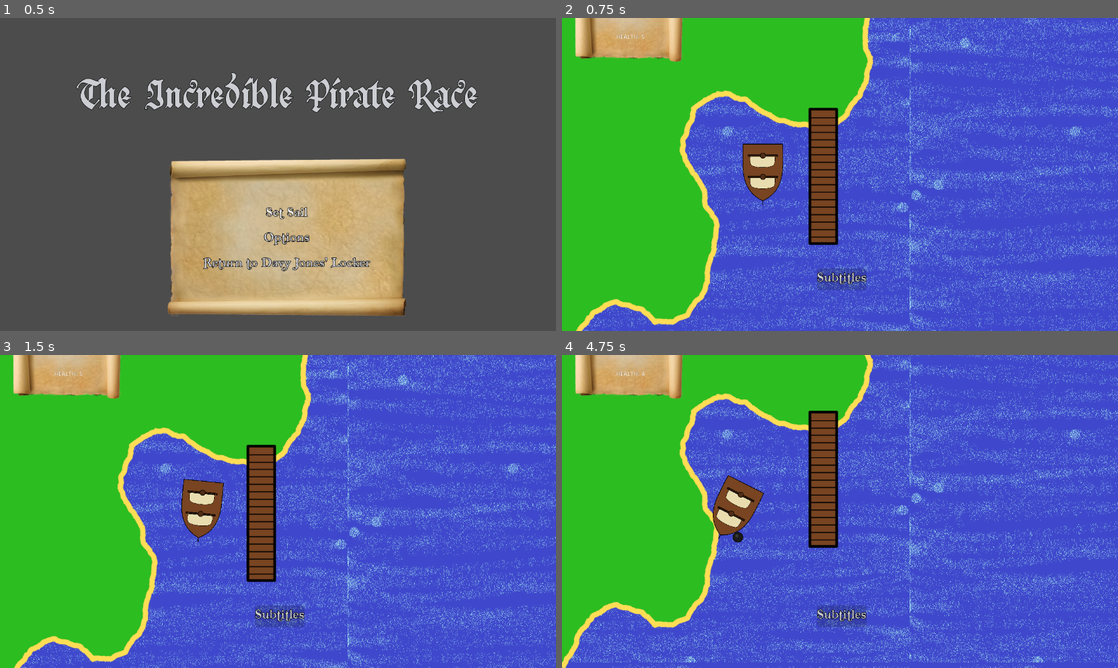
Above: before the commit, frames 1-4 (two rows, left to right).
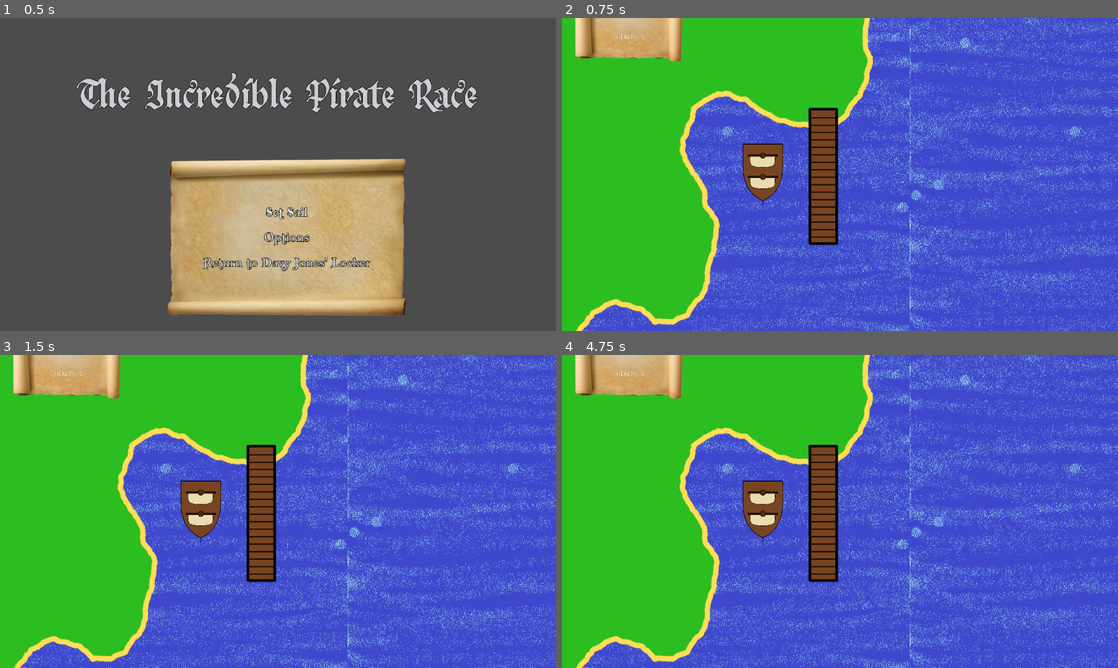
Above: after the commit, the same moments.

Repository: Inglo-Games/GodotWildJam19
Game: Godot game, scene res://scenes/main_menu.tscn
Two runs of this game, one before a commit and one after it. Both use one fixed random seed, a clock stepped at 60 frames per second and the inputs below. Sound files missing from this copy of the repository are replaced by a short silence.
Inputs:
- Up to frame 1 (0.5 s): no input
- Up to frame 2 (0.75 s): click "Set Sail" at 0.5 s
- Up to frame 3 (1.5 s): tap Enter at 1.25 s; hold Right (move_right) from 1.28 s (still down); tap A (cannon_port) at 1.35 s
- Up to frame 4 (4.75 s): release Right (move_right) at 2.03 s; hold Left (move_left) 2.03-2.78 s; tap one key every 0.75 s from 2.1 s: D (cannon_starboard) S (lower_sails) W (raise_sails) A (cannon_port); hold Right (move_right) 2.78-4.28 s; hold Left (move_left) from 4.28 s (still down)

Frame 1 is identical in both runs. In frame 2, 0.6% of the frame differs, in the area x 45-55%, y 80-87%; in frame 3, 0.9%; in frame 4, 30%, in the area x 0-100%, y 0-100%.
Error after the commit: Parse Error: The class "Player" was found in global scope, but its script couldn't be loaded. (res://scripts/island.gd:16)

Commit message:
Adding voiceover and subtitle logic

Diff:
--- a/scenes/enemy_ship.tscn
+++ b/scenes/enemy_ship.tscn
@@ -48,3 +48,6 @@
 enabled = true
 cast_to = Vector2( 250, 90 )
 collision_mask = 3
+
+[node name="Timer" type="Timer" parent="."]
+[connection signal="timeout" from="Timer" to="." method="_on_chase_timer_ended"]
--- a/scenes/gui.tscn
+++ b/scenes/gui.tscn
@@ -37,6 +37,7 @@
 }
 
 [node name="subtitles" type="Label" parent="."]
+visible = false
 anchor_left = 0.5
 anchor_top = 0.8
 anchor_right = 0.5
@@ -51,3 +52,6 @@
 __meta__ = {
 "_edit_use_anchors_": false
 }
+
+[node name="voiceover" type="AudioStreamPlayer" parent="."]
+bus = "SFX"
--- a/scenes/world.tscn
+++ b/scenes/world.tscn
@@ -31,7 +31,7 @@
 position = Vector2( 311.572, 367.495 )
 
 [node name="island" parent="islands" instance=ExtResource( 5 )]
-position = Vector2( 8639.97, 1960.15 )
+position = Vector2( 2466.89, 868.161 )
 
 [node name="island2" parent="islands" instance=ExtResource( 9 )]
 position = Vector2( 4017.87, 4207.56 )
--- a/scripts/gui.gd
+++ b/scripts/gui.gd
@@ -1,10 +1,50 @@
 extends Control
 
+const DIALOGUE_LINES := {
+	"intro_01": "Welcome aboard Captain!  All crew is accounted for and we are ready to raise the sails on your orders.",
+	"intro_02": "The boys just finish cleaning the cannons Captain.  How about ye fire one, see how they are?",
+	"out_of_bounds": "Captain, turn around!",
+	"clue_01": "Our scouts found a clue on this island: \"Sail east, over the C, if you find the F you've gone too far\"",
+	"clue_02": "Another clue: \"The gang of three keeps watch above the keep\"",
+	"clue_03": "",
+	"island_01": "A fine island you've discovered, but alas it be not the one for which we search.",
+	"island_02": "How many more clues could there be?",
+	"island_03": "I just might build a shack on this island, after we find that treasure!",
+	"island_04": "",
+	"final_battle": "They may have gotten here first, but the only thing they'll discover is their grave!",
+	"final_victory": "Congratulations Captain!  That treasure is ours!"
+}
+
 onready var subs = $subtitles
+onready var voice = $voiceover
 
 func _on_health_changed(amount:int):
 	$health_back/health_label.text = "HEALTH: %d" % amount
 
-func display_subtitles(line:String):
-	subs.text = line
-	subs.visible = true
+func _on_play_line(line:String):
+
+	if(ProjectSettings.get_setting("Accessibility/subtitles")):
+		if DIALOGUE_LINES.has(line):
+			subs.text = DIALOGUE_LINES[line]
+			subs.visible = true
+
+	var audio_file_name := "res://assets/audio/voices/%s.wav" % line
+	if(ResourceLoader.exists(audio_file_name)):
+		voice.stream = load(audio_file_name)
+
+		# Even if voices are off, we still play the file to keep the timing of the
+		# subtitles
+		if(ProjectSettings.get_setting("Accessibility/voices")):
+			voice.volume_db = -64.0
+		else:
+			voice.volume_db = 0.0
+		voice.play()
+
+		# Cleanup after done
+		yield(voice, "finished")
+		subs.visible = false
+
+	# If the audio file doesn't exist...
+	else:
+		yield(get_tree().create_timer(8.0), "timeout")
+		subs.visible = false
--- a/scripts/island.gd
+++ b/scripts/island.gd
@@ -1,6 +1,15 @@
 extends StaticBody2D
 class_name Island
 
-# Called when the node enters the scene tree for the first time.
+signal line_triggered
+
+export var subtitle_line : String = "island_01"
+
 func _ready():
-	pass # Replace with function body.
+	var area = get_node("Area2D")
+	if(area):
+		area.connect("body_entered", self, "_on_body_entered")
+
+func _on_body_entered(body):
+	if body is Player:
+		emit_signal("line_triggered", subtitle_line)
--- a/scripts/start_island.gd
+++ b/scripts/start_island.gd
@@ -5,6 +5,7 @@
 var first_leave := true
 
 func _ready():
+	subtitle_line = "intro_01"
 	$Area2D.connect("body_exited", self, "_on_body_exit")
 
 func _on_body_exit(body):
--- a/scripts/world.gd
+++ b/scripts/world.gd
@@ -12,6 +12,8 @@
 	for ship in $enemies.get_children():
 		ship.connect("battle_started", self, "_on_battle_started")
 		ship.connect("battle_ended", self, "_on_battle_ended")
+	for island in $islands.get_children():
+		island.connect("line_triggered", gui, "_on_play_line")
 
 func _process(_delta):
 	if(Input.is_action_just_pressed("ui_cancel")):
